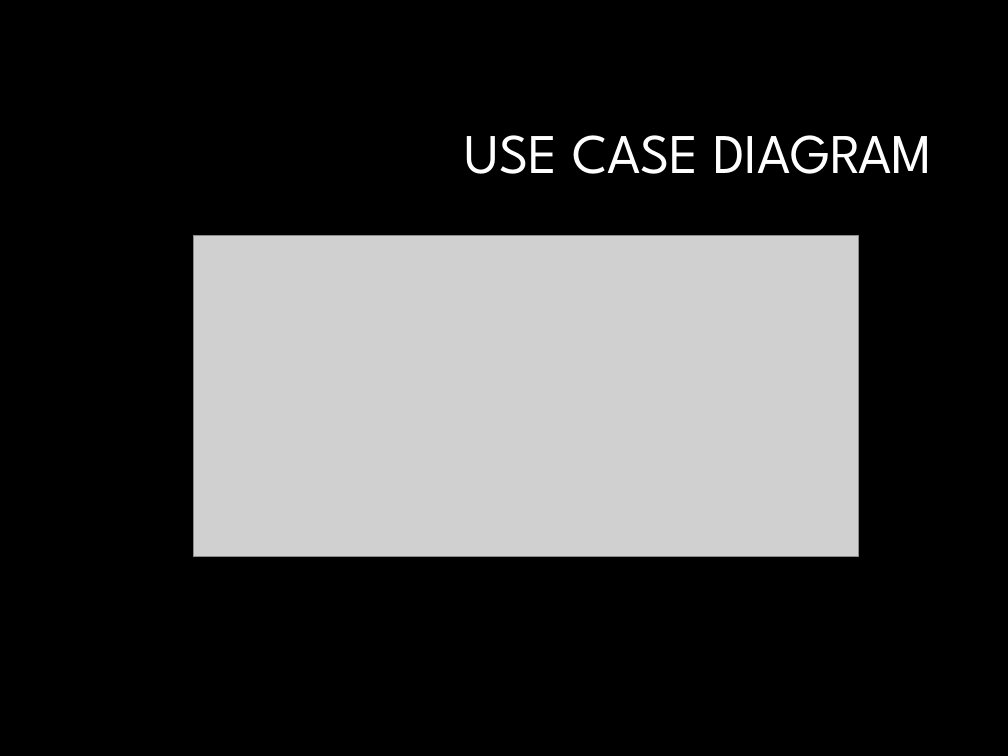
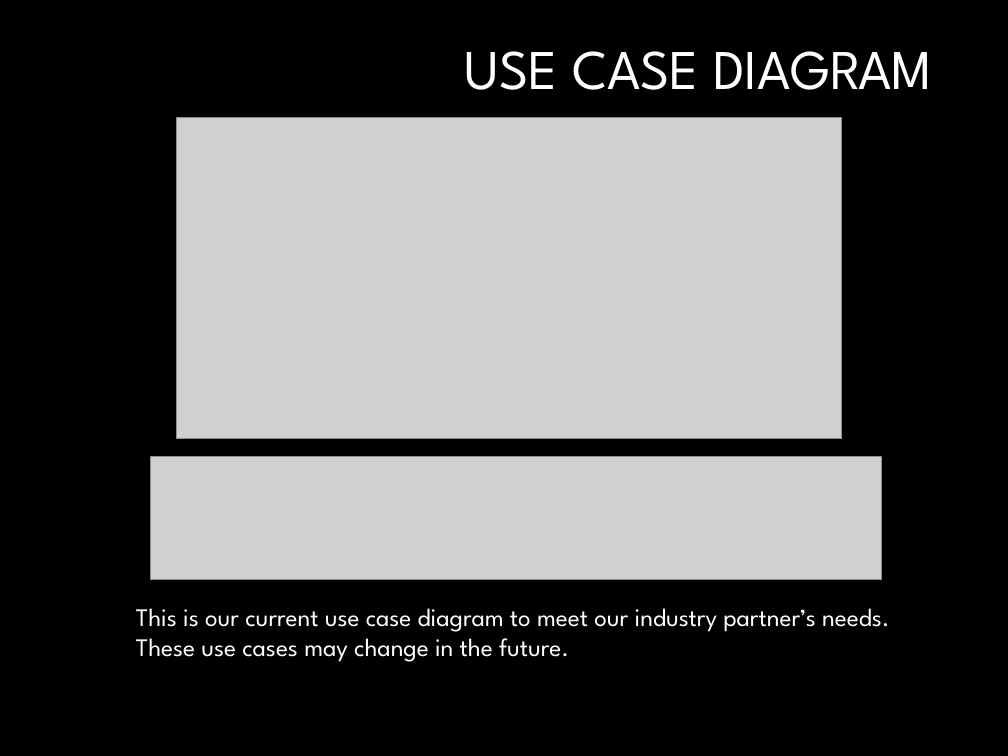
Before and after one commit to NateChristiansen/SeniorProject, a slide deck: slide 8 of Documents/Presentations/Presentation1.pptx (slide 7 before the commit). Drawn at 1008x756 pixels with LibreOffice and Linux fonts; fonts in the diff are those of the drawing; grey boxes stand for pictures; background and template pictures are left out. Boxes give left, top, right and bottom in pixels: in the first picture for what was removed or moved away, otherwise in the second. Text is boxed around its words. In the diff, an @@ line names an element or a change of style, - is before the commit and + after.

```diff
--- a/Documents/Presentations/Presentation1.pptx
+++ b/Documents/Presentations/Presentation1.pptx
@@ title "USE CASE DIAGRAM": place and size @@
-title "USE CASE DIAGRAM" at <box>465,135,932,174</box>
+title "USE CASE DIAGRAM" at <box>465,51,932,90</box>
@@ picture: place and size @@
-picture at <box>194,235,859,556</box>
+picture at <box>176,118,842,439</box>
@@ picture added at <box>150,457,882,580</box> @@
@@ text added at <box>136,608,890,662</box>, 18 pt, text #FFFFFF @@
+This is our current use case diagram to meet our industry partner’s needs. These use cases may change in the future.
```
Also in this commit, not shown: 8 other slides changed, 7 slides added, 3 slides removed, 3 other files.
